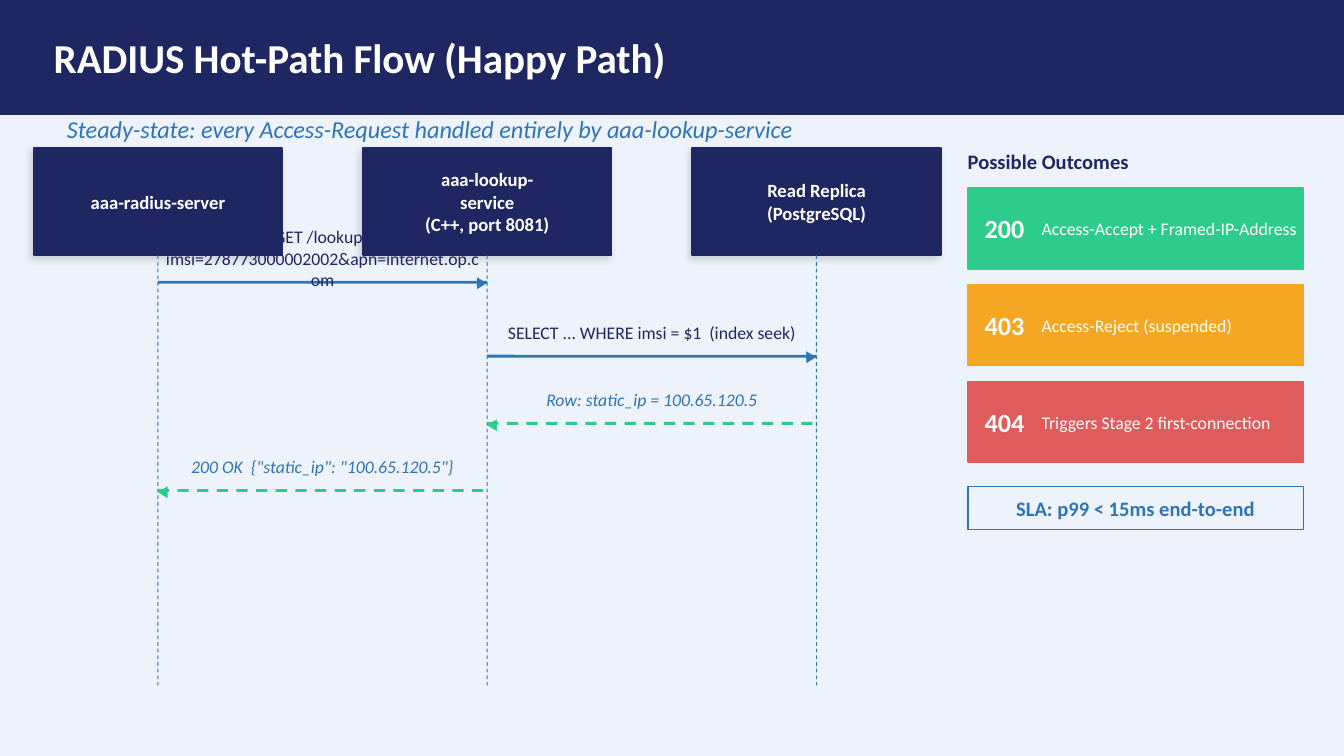
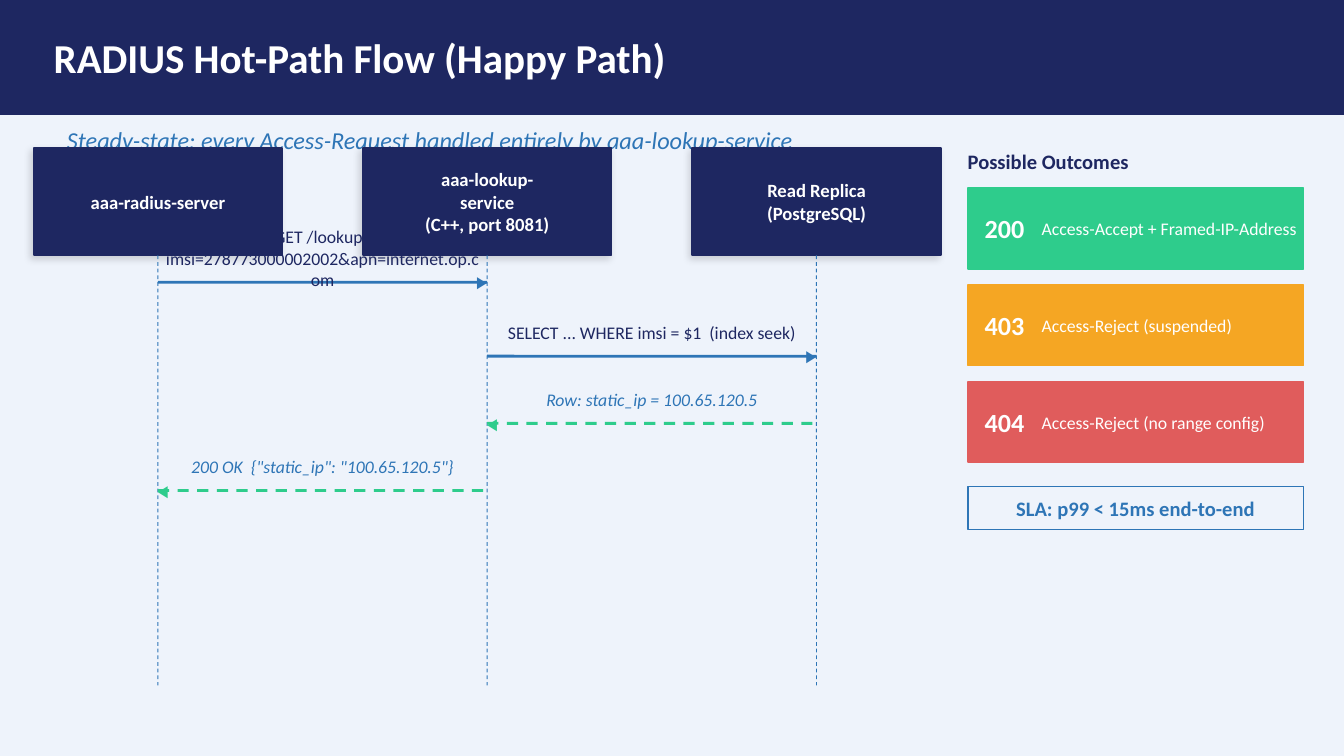
Before and after one commit to ridan5G/aaa-cloud-native, a slide deck: slide 5 of docs/aaa-platform-presentation.pptx (slide 7 before the commit). Drawn at 1344x756 pixels with LibreOffice and Linux fonts; fonts in the diff are those of the drawing. Boxes give left, top, right and bottom in pixels: in the first picture for what was removed or moved away, otherwise in the second. Text is boxed around its words. In the diff, an @@ line names an element or a change of style, - is before the commit and + after.

Commit message:
Move stage logic from radius to lookup pod, CIDR finder fixes

```diff
--- a/docs/aaa-platform-presentation.pptx
+++ b/docs/aaa-platform-presentation.pptx
@@ text "Steady-state: every Access-Request handled entirely ..." at <box>67,129,792,155</box>: vertical alignment top to middle @@
@@ text at <box>1042,416,1265,432</box>: text changed @@
-Triggers Stage 2 first-connection
+Access-Reject (no range config)
```
Also in this commit, not shown: 11 other slides changed, 2 slides removed, 39 other files.
